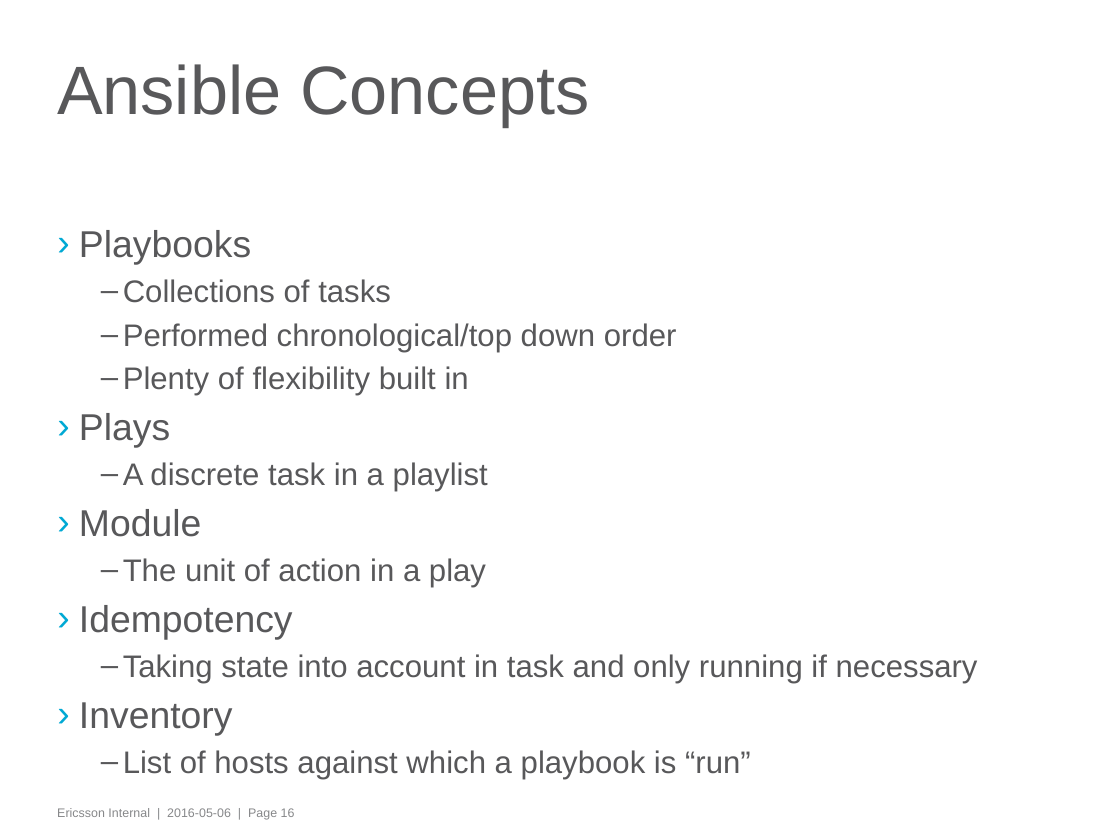
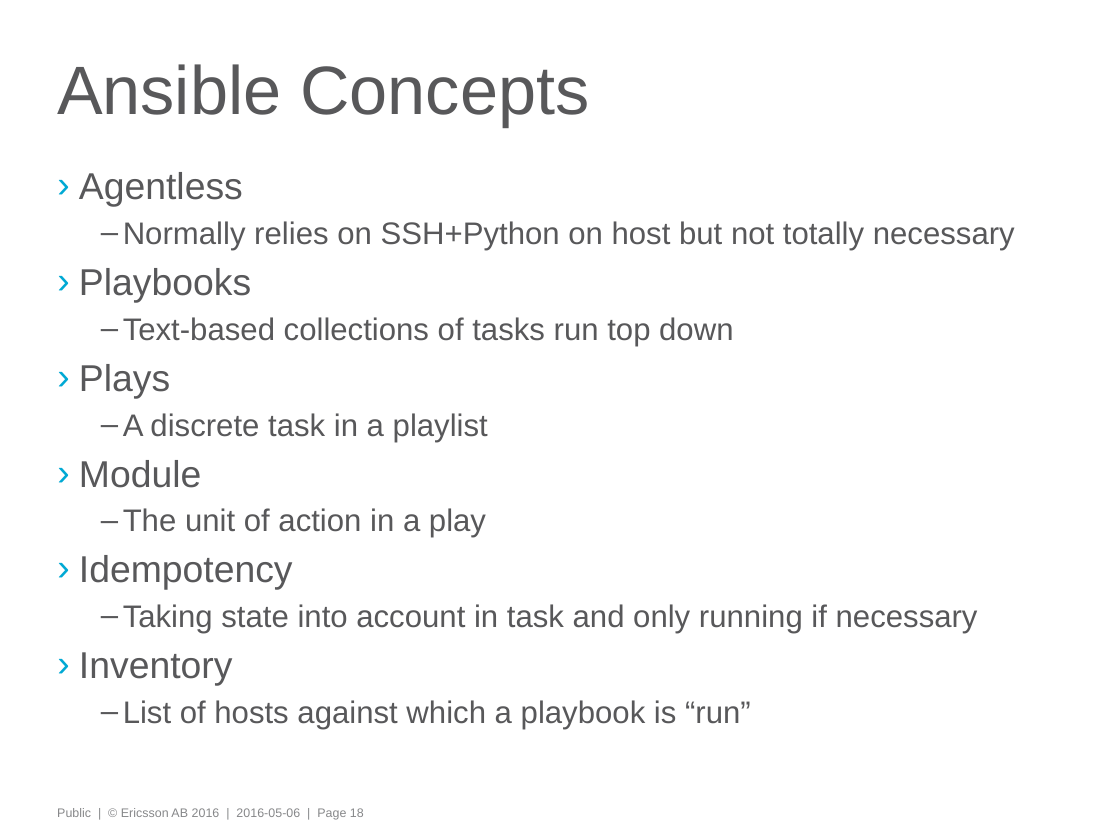
Before and after one commit to iamroddo/learnathon, a slide deck: slide 18 of Vagrant-Ansible-Git_Learnathon.pptx (slide 16 before the commit). Drawn at 1120x840 pixels with LibreOffice and Linux fonts; fonts in the diff are those of the drawing; background and template pictures are left out. Boxes give left, top, right and bottom in pixels: in the first picture for what was removed or moved away, otherwise in the second. Text is boxed around its words. In the diff, an @@ line names an element or a change of style, - is before the commit and + after.

```diff
--- a/Vagrant-Ansible-Git_Learnathon.pptx
+++ b/Vagrant-Ansible-Git_Learnathon.pptx
@@ text "Agentless": place and size @@
-text "Agentless" at (79,230,978,779)
+text "Agentless" at (79,172,1015,729)
@@ text at (79,172,1015,250): paragraphs added @@
+› Agentless
+  – Normally relies on SSH+Python on host but not totally necessary
@@ text at (123,317,733,346): text changed @@
-  – Collections of tasks
-  – Performed chronological/top down order
-  – Plenty of flexibility built in
+  – Text-based collections of tasks run top down
@@ text at (57,808,364,820): text changed @@
-Ericsson Internal | 2016-05-06 | Page 16
+Public | © Ericsson AB 2016 | 2016-05-06 | Page 18
```
Also in this commit, not shown: 27 other slides changed, 5 slides added, 1 slide removed, 6 other files.
